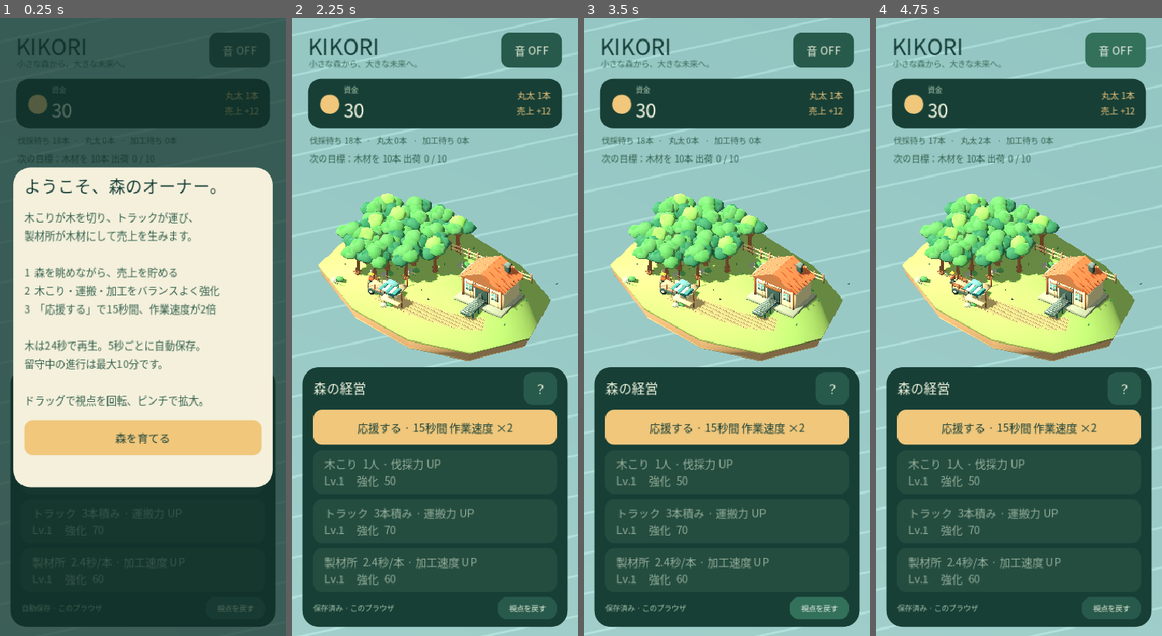
Above: before the commit, frames 1-4 (left to right).
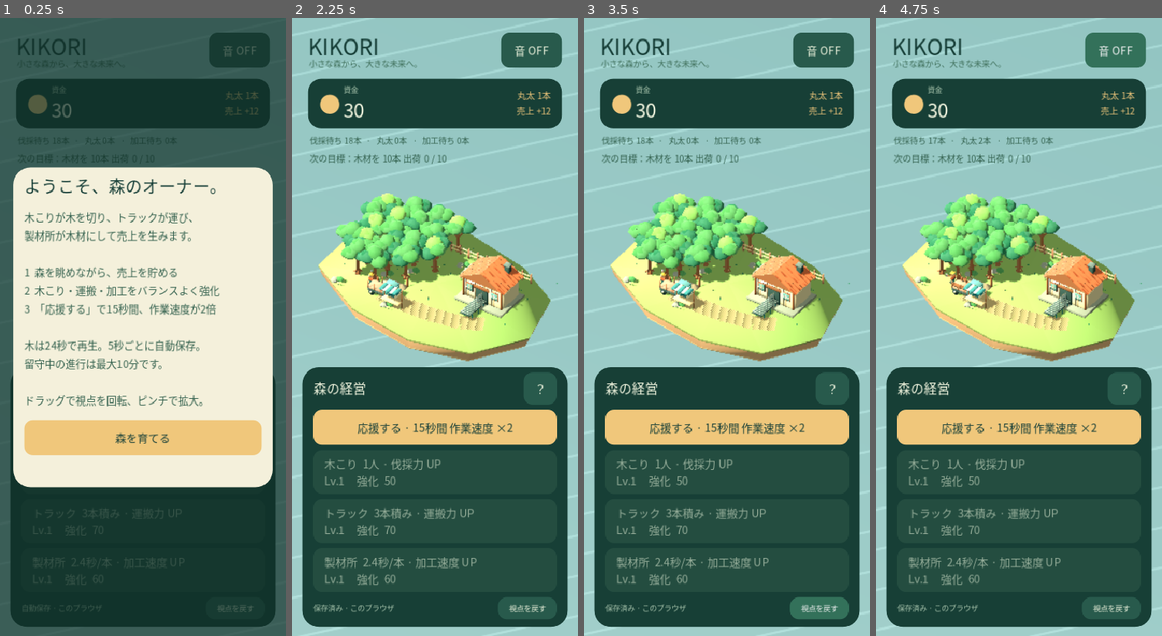
Above: after the commit, the same moments.

Repository: dukutogo0101-byte/kikori-godot
Game: Godot game, scene res://scenes/main.tscn
The game is run twice, just before and just after one commit, with the same random seed, the same clock (stepped at 60 frames per second) and the same inputs.
Inputs:
- Up to frame 1 (0.25 s): no input
- Up to frame 2 (2.25 s): click "音 OFF" at 0.5 s; click "？" at 1.25 s; click "応援する · 15秒間 作業速度 ×2" at 2 s
- Up to frame 3 (3.5 s): click "視点を戻す" at 2.75 s
- Up to frame 4 (4.75 s): click "音 OFF" at 3.5 s; click "音 ON" at 4.25 s

The runs differ from the first frame. In frame 2, 1.9% of the frame differs, in the area x 9-93%, y 28-56%; in frame 3, 1.9%; in frame 4, 1.9%.

Commit message:
Separate scaled 3D framebuffer for WebKit and reduce mobile fill cost

Diff:
--- a/project.godot
+++ b/project.godot
@@ -21,6 +21,7 @@
 textures/default_filters/use_nearest_mipmap_filter=false
 textures/default_filters/anisotropic_filtering_level=1
 anti_aliasing/quality/msaa_3d=0
+scaling_3d/scale=0.8
 lights_and_shadows/directional_shadow/size=1024
 environment/defaults/default_clear_color=Color(0.68, 0.84, 0.86, 1)
 
--- a/scripts/main.gd
+++ b/scripts/main.gd
@@ -189,7 +189,7 @@
 	ui_clock += dt
 	save_clock += dt
 	toast_clock = maxf(0, toast_clock - dt)
-	toast_label.visible = toast_clock > 0
+	toast_label.visible = toast_clock > 0 and not toast_label.text.is_empty()
 	if ui_clock >= 0.2:
 		ui_clock = 0
 		_update_hud()
@@ -550,6 +550,8 @@
 		_save_browser_debug()
 
 func _toast(text: String, seconds: float = 3.0) -> void:
+	if text.is_empty():
+		return
 	toast_label.text = text
 	toast_clock = seconds
 	toast_label.visible = true
@@ -566,7 +568,7 @@
 func _save_browser_debug() -> void:
 	if OS.has_feature("web"):
 		# Read-only diagnostics for automated real-browser smoke tests. No game mutation.
-		var summary = {"money": sim.money, "processed": sim.proces …(165 unchanged characters)… : paused, "processing": is_processing(),
+		var summary = {"money": sim.money, "processed": sim.proces …(165 unchanged characters)… : paused, "processing": is_processing(), "notice": toast_label.text, "save_text": save_label.text,
 			"cargo": sim.cargo.size(), "ground": sim.ground_logs.size(), "mill": sim.mill_stock, "saved": store.available}
 		JavaScriptBridge.eval("window.kikoriState = %s;" % JSON.stringify(summary), true)
 		var size = get_viewport().get_visible_rect().size
Not shown, changed: tests/browser_smoke.py
